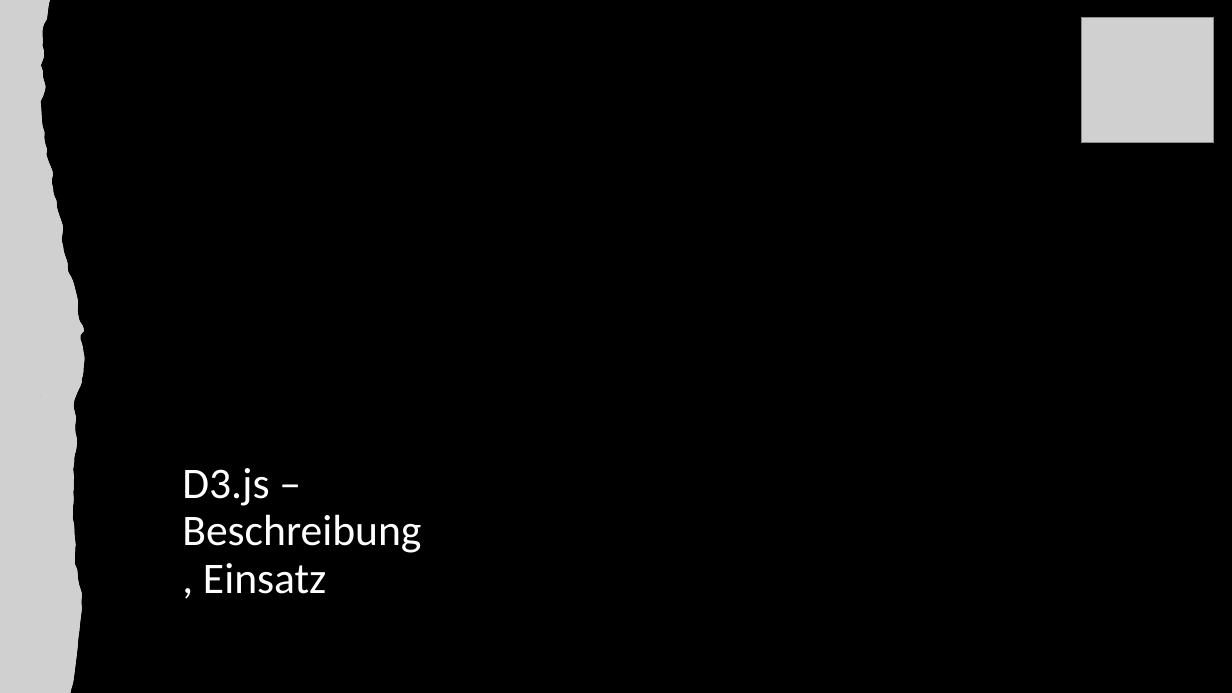
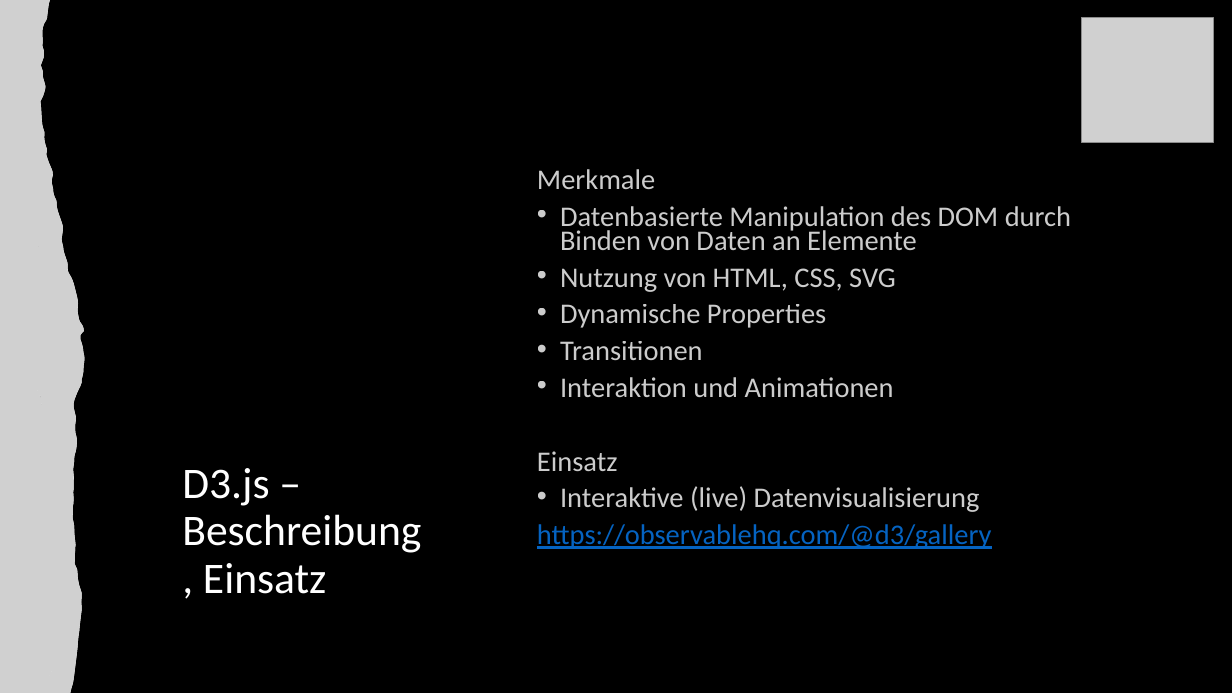
Before and after one commit to anna-staub/leiterlispiel, a slide deck: slide 4 of documents/JavaScript_Libraries/Gruppe_C_Praesentation_JSLibraries.pptx. Drawn at 1232x693 pixels with LibreOffice and Linux fonts; fonts in the diff are those of the drawing; grey boxes stand for pictures. Boxes give left, top, right and bottom in pixels: in the first picture for what was removed or moved away, otherwise in the second. Text is boxed around its words. In the diff, an @@ line names an element or a change of style, - is before the commit and + after.

```diff
--- a/documents/JavaScript_Libraries/Gruppe_C_Praesentation_JSLibraries.pptx
+++ b/documents/JavaScript_Libraries/Gruppe_C_Praesentation_JSLibraries.pptx
@@ text added at (x1=537, y1=169, x2=1071, y2=549), 22.2 pt, text #FFFFFF at 80% opacity @@
+Merkmale
+• Datenbasierte Manipulation des DOM durch Binden von Daten an Elemente
+• Nutzung von HTML, CSS, SVG
+• Dynamische Properties
+• Transitionen
+• Interaktion und Animationen
+Einsatz
+• Interaktive (live) Datenvisualisierung
+https://observablehq.com/@d3/gallery
```
Also in this commit, not shown: 1 other slide changed, 1 other file.
